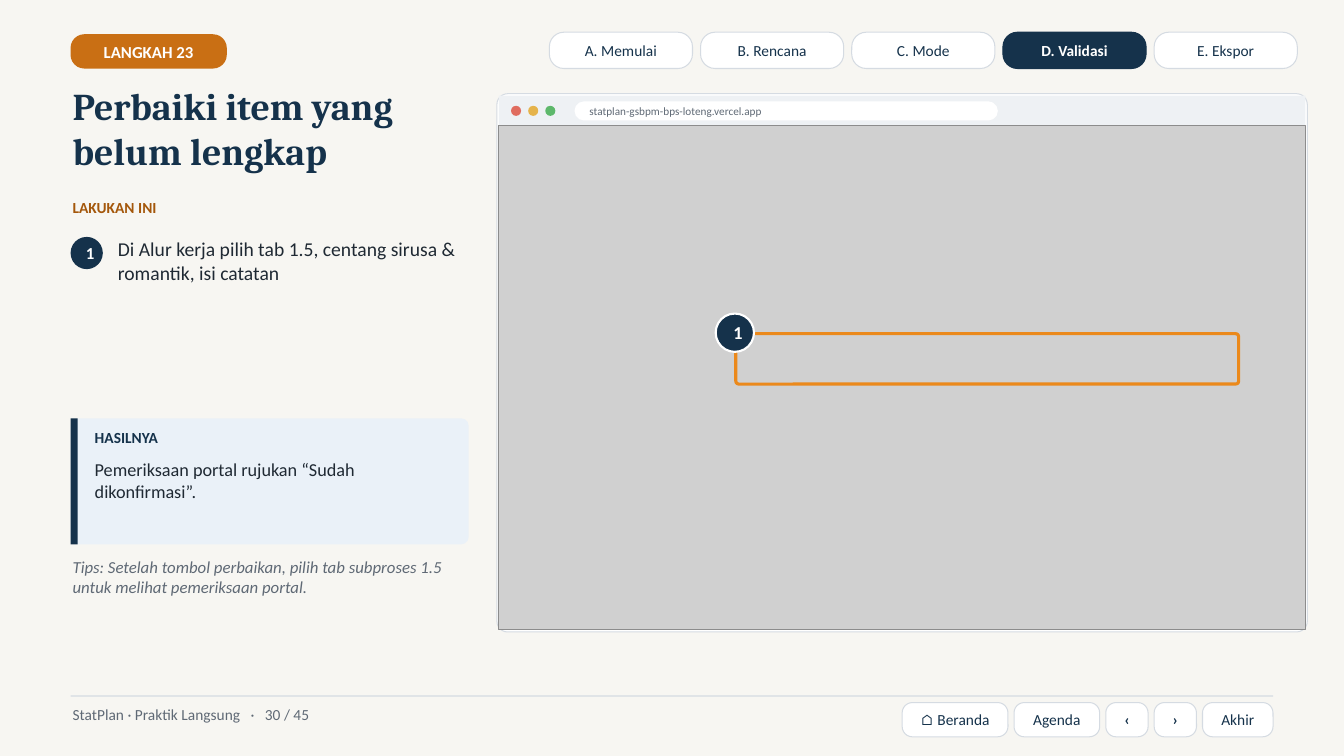
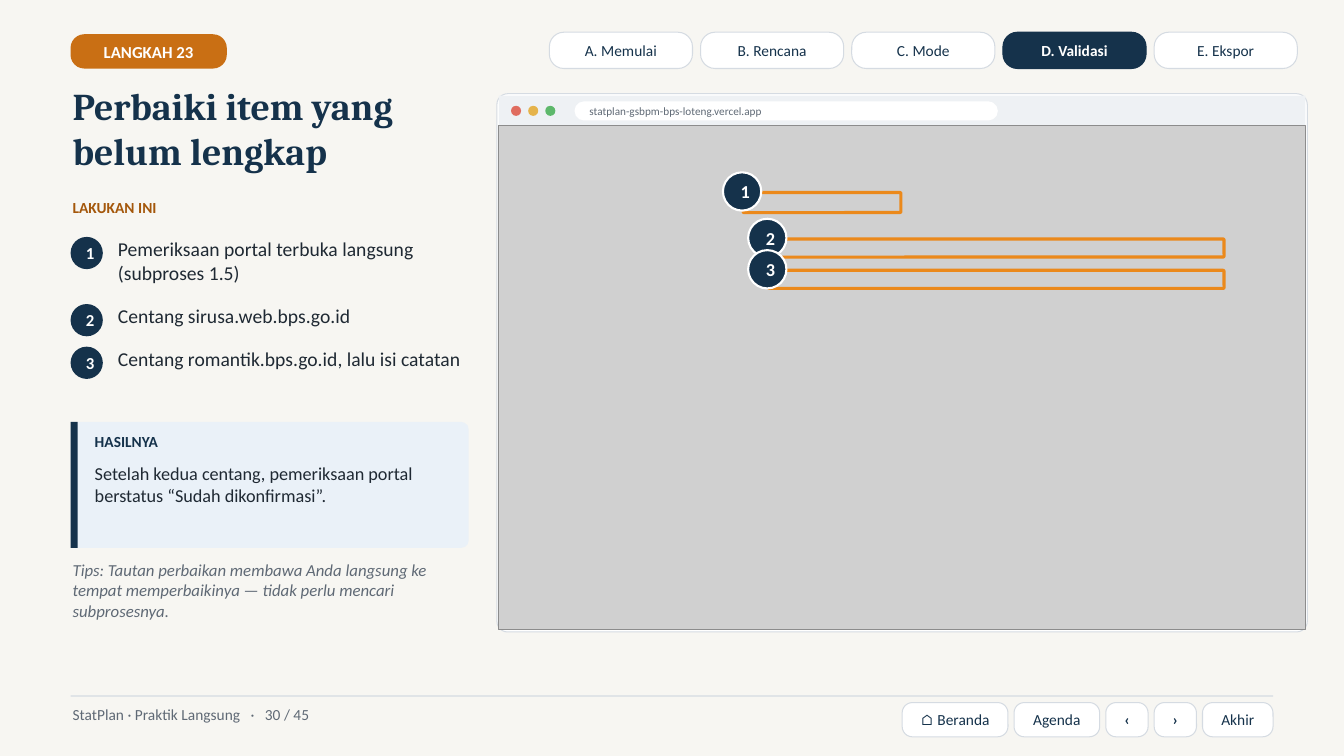
Before and after one commit to Firmanstmik/statplan-gsbpm-bps-loteng, a slide deck: slide 30 of docs/user-guide/StatPlan-Praktik-Langsung.pptx. Drawn at 1344x756 pixels with LibreOffice and Linux fonts; fonts in the diff are those of the drawing; grey boxes stand for pictures. Boxes give left, top, right and bottom in pixels: in the first picture for what was removed or moved away, otherwise in the second. Text is boxed around its words. In the diff, an @@ line names an element or a change of style, - is before the commit and + after.

```diff
--- a/docs/user-guide/StatPlan-Praktik-Langsung.pptx
+++ b/docs/user-guide/StatPlan-Praktik-Langsung.pptx
@@ ellipse "1": place and size @@
-ellipse "1" at [716, 314, 754, 352]
+ellipse "1" at [723, 172, 761, 211]
@@ rounded rectangle added at [743, 193, 901, 213], outline #EB891B 2.25 pt @@
@@ ellipse added at [748, 219, 786, 257], fill #15324B, outline #FFFFFF 1.5 pt, 13 pt, text #FFFFFF, bold @@
+2
@@ rounded rectangle added at [768, 239, 1224, 257], outline #EB891B 2.25 pt @@
@@ text at [118, 242, 413, 283]: text changed @@
-Di Alur kerja pilih tab 1.5, centang sirusa & romantik, isi catatan
+Pemeriksaan portal terbuka langsung (subproses 1.5)
@@ ellipse added at [748, 250, 786, 288], fill #15324B, outline #FFFFFF 1.5 pt, 13 pt, text #FFFFFF, bold @@
+3
@@ rounded rectangle: place and size @@
-rounded rectangle at [736, 334, 1239, 384]
+rounded rectangle at [768, 270, 1224, 288]
@@ ellipse added at [71, 304, 103, 337], fill #15324B, 12 pt, text #FFFFFF, bold @@
+2
@@ text added at [118, 309, 350, 327], 14 pt, text #1F2933 @@
+Centang sirusa.web.bps.go.id
@@ ellipse added at [71, 347, 103, 379], fill #15324B, 12 pt, text #FFFFFF, bold @@
+3
@@ text added at [118, 352, 460, 370], 14 pt, text #1F2933 @@
+Centang romantik.bps.go.id, lalu isi catatan
@@ 1 text, 1 rounded rectangle, 1 rectangle: place and size @@
-1 text, 1 rounded rectangle, 1 rectangle at [71, 418, 469, 544]
+1 text, 1 rounded rectangle, 1 rectangle at [71, 422, 469, 548]
@@ text at [95, 467, 412, 502]: text changed @@
-Pemeriksaan portal rujukan “Sudah dikonfirmasi”.
+Setelah kedua centang, pemeriksaan portal berstatus “Sudah dikonfirmasi”.
@@ text at [73, 564, 426, 620]: text changed @@
-Tips: Setelah tombol perbaikan, pilih tab subproses 1.5 untuk melihat pemeriksaan portal.
+Tips: Tautan perbaikan membawa Anda langsung ke tempat memperbaikinya — tidak perlu mencari subprosesnya.
```
Also in this commit, not shown: 19 other files.
